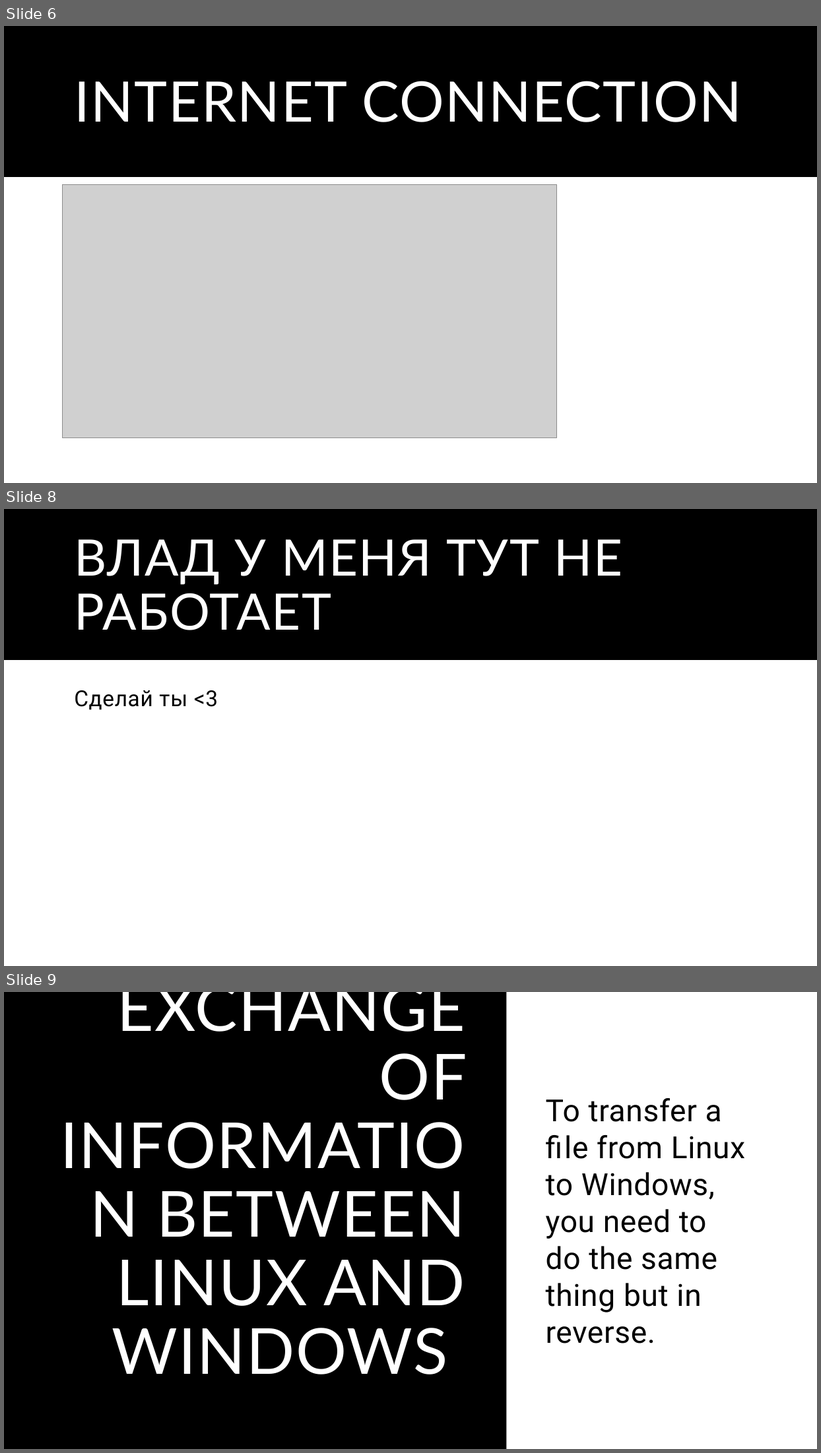
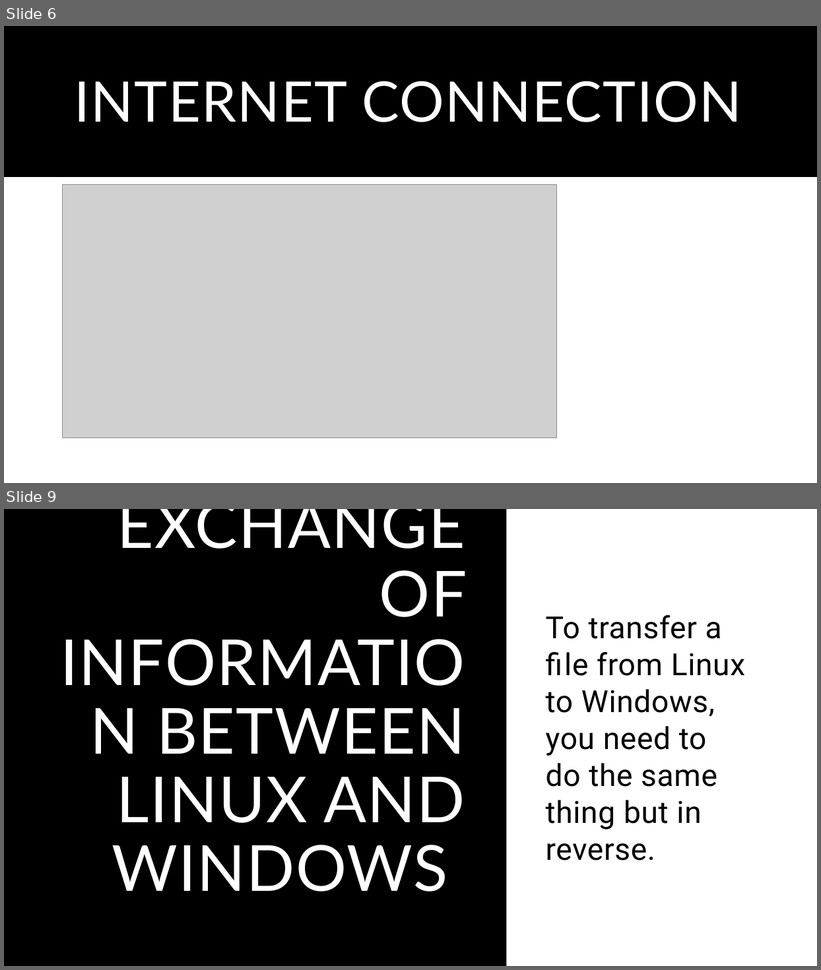
Before and after one commit to TigroviyRyletik/Booblik-Team, a slide deck: CPC_WORK-CASE №3.pdf.pptx. Shown one above the other, each under a label of ours: slides 6, 8 and 9 before the commit, slides 6 and 9 after it; the slides between them are not shown. The pictures are 821x1453 and 821x970 pixels, drawn with LibreOffice and Linux fonts; fonts in the diff are those of the drawing; grey boxes stand for pictures. Boxes give left, top, right and bottom in pixels: in the first picture for what was removed or moved away, otherwise in the second. Text is boxed around its words. In the diff, an @@ line names an element or a change of style, - is before the commit and + after.

```diff
--- a/CPC_WORK-CASE №3.pdf.pptx
+++ b/CPC_WORK-CASE №3.pdf.pptx
@@ slide 8 removed at box(4, 509, 817, 966), background #FFFFFF; not listed: 1 template element that a slide beside it also shows @@
@@ title removed at box(74, 539, 623, 630) @@
-ВЛАД У МЕНЯ ТУТ НЕ РАБОТАЕТ
@@ text removed at box(74, 691, 218, 710) @@
-Сделай ты <3
```
Also in this commit, not shown: 1 slide added.
